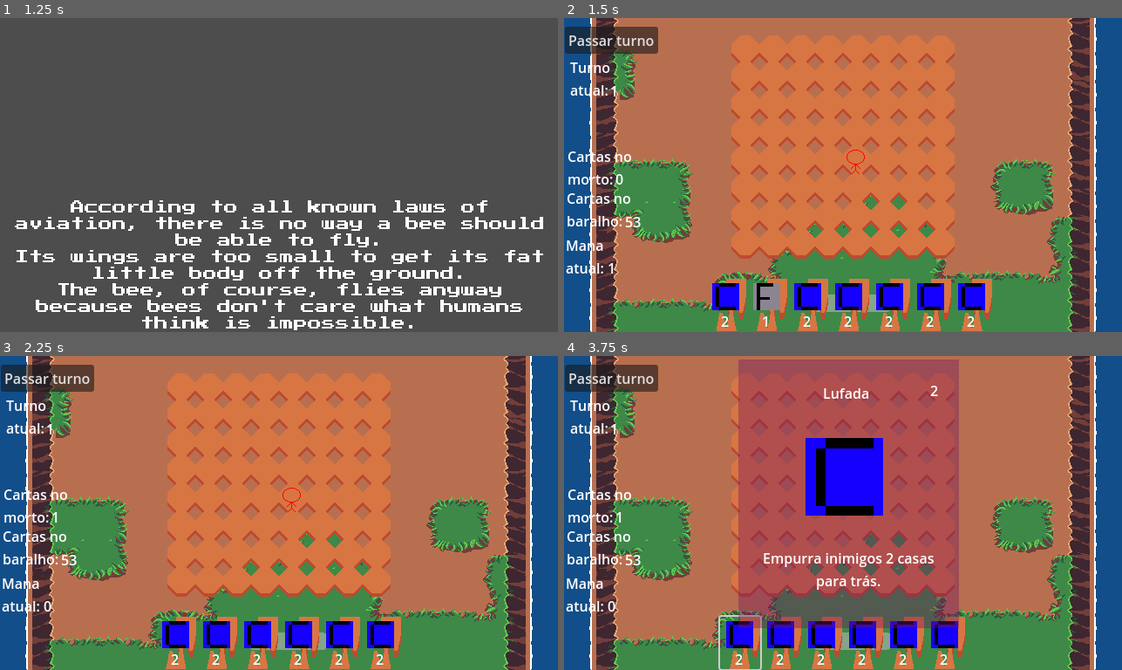
Above: before the commit, frames 1-4 (two rows, left to right).
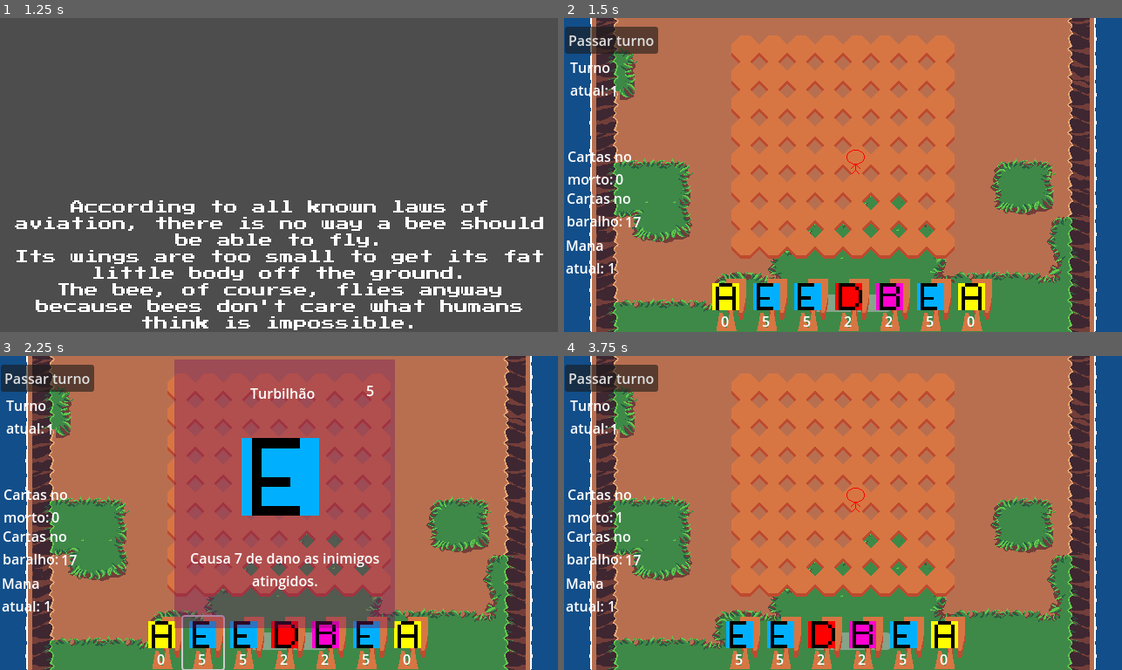
Above: after the commit, the same moments.

Repository: gdp-ufrj/alikia
Game: Godot game, scene res://Scenes/menu.tscn
Two runs of this game, one before a commit and one after it. Both use one fixed random seed, a clock stepped at 60 frames per second and the inputs below. The engine's default icon, where the game draws it, is replaced by a stand-in: a white triangle on a blue panel in a dark square.
Inputs (mouse positions are in pixels of both pictures, inside the frame that each line leads up to):
- Up to frame 1 (1.25 s): click "Começar" at 0.5 s
- Up to frame 2 (1.5 s): move the mouse to (965, 159) at 1.27 s; press the mouse at (965, 159) at 1.28 s
- Up to frame 3 (2.25 s): release the mouse at (401, 497) at 2 s; click (200, 641) at 2 s, where only the run before the commit has a clickable "1"
- Up to frame 4 (3.75 s): click "2" at 2.75 s; click "2" (after the commit: "0") at 3.5 s

Frame 1 is identical in both runs. In frame 2, 2.5% of the frame differs, in the area x 11-76%, y 63-99%; in frame 3, 39%, in the area x 7-77%, y 1-100%; in frame 4, 36%.

Commit message:
feat: Tela de derrota e vitória

Diff:
--- a/Scenes/cutscene.tscn
+++ b/Scenes/Cutscene/cutscene.tscn
@@ -1,14 +1,10 @@
-[gd_scene load_steps=4 format=3 uid="uid://dsi513m5ay7ut"]
+[gd_scene load_steps=3 format=3 uid="uid://dsi513m5ay7ut"]
 
-[ext_resource type="Script" path="res://Scripts/Cutscene/cutscene.gd" id="1"]
-[ext_resource type="FontFile" uid="uid://bpswqn2p5x7cv" path="res://Fonts/PressStart2P.ttf" id="2_tv0kl"]
-
-[sub_resource type="LabelSettings" id="LabelSettings_pxmck"]
-resource_local_to_scene = true
-font = ExtResource("2_tv0kl")
+[ext_resource type="Script" path="res://Scripts/Cutscene/cutscene.gd" id="1_mjv4t"]
+[ext_resource type="LabelSettings" uid="uid://vtljrvo4rlle" path="res://Scenes/LabelSettings.tres" id="2_1wkf6"]
 
 [node name="GodotCredits" type="Node2D"]
-script = ExtResource("1")
+script = ExtResource("1_mjv4t")
 timer_delay = 0.075
 empty_lines = 19
 
@@ -66,6 +62,6 @@
 You did come back different.
 Hi, Barry. Artie, growing a mustache? Looks good.
 Hear about Frankie?"
-label_settings = SubResource("LabelSettings_pxmck")
+label_settings = ExtResource("2_1wkf6")
 horizontal_alignment = 1
 autowrap_mode = 3
--- /dev/null
+++ b/Scenes/Ending/defeat.tscn
@@ -0,0 +1,39 @@
+[gd_scene load_steps=4 format=3 uid="uid://yd7ecc0orj8b"]
+
+[ext_resource type="Script" path="res://Scripts/Ending/defeat.gd" id="1_x4c2r"]
+[ext_resource type="Texture2D" uid="uid://brdnn478thk2r" path="res://Assets/CardsTextures/B.png" id="2_t7d2x"]
+[ext_resource type="LabelSettings" uid="uid://vtljrvo4rlle" path="res://Scenes/LabelSettings.tres" id="3_7qvq5"]
+
+[node name="Defeat" type="Control"]
+layout_mode = 3
+anchors_preset = 15
+anchor_right = 1.0
+anchor_bottom = 1.0
+grow_horizontal = 2
+grow_vertical = 2
+script = ExtResource("1_x4c2r")
+
+[node name="TextureRect" type="TextureRect" parent="."]
+layout_mode = 0
+offset_right = 640.0
+offset_bottom = 358.0
+texture = ExtResource("2_t7d2x")
+
+[node name="Label" type="Label" parent="."]
+layout_mode = 0
+offset_left = 235.0
+offset_top = 103.0
+offset_right = 275.0
+offset_bottom = 126.0
+text = "Você perdeu!"
+label_settings = ExtResource("3_7qvq5")
+
+[node name="ReturnButton" type="Button" parent="."]
+layout_mode = 0
+offset_left = 274.0
+offset_top = 212.0
+offset_right = 351.0
+offset_bottom = 243.0
+text = "Retornar"
+
+[connection signal="pressed" from="ReturnButton" to="." method="_on_return_button_pressed"]
--- /dev/null
+++ b/Scenes/Ending/victory.tscn
@@ -0,0 +1,39 @@
+[gd_scene load_steps=4 format=3 uid="uid://dvpime6t51s8h"]
+
+[ext_resource type="Script" path="res://Scripts/Ending/defeat.gd" id="1_wdthx"]
+[ext_resource type="Texture2D" uid="uid://8hib4v0ljtca" path="res://Assets/CardsTextures/C.png" id="2_t3f67"]
+[ext_resource type="LabelSettings" uid="uid://vtljrvo4rlle" path="res://Scenes/LabelSettings.tres" id="3_cixg2"]
+
+[node name="Defeat" type="Control"]
+layout_mode = 3
+anchors_preset = 15
+anchor_right = 1.0
+anchor_bottom = 1.0
+grow_horizontal = 2
+grow_vertical = 2
+script = ExtResource("1_wdthx")
+
+[node name="TextureRect" type="TextureRect" parent="."]
+layout_mode = 0
+offset_right = 640.0
+offset_bottom = 358.0
+texture = ExtResource("2_t3f67")
+
+[node name="Label" type="Label" parent="."]
+layout_mode = 0
+offset_left = 235.0
+offset_top = 103.0
+offset_right = 275.0
+offset_bottom = 126.0
+text = "Você ganhou!"
+label_settings = ExtResource("3_cixg2")
+
+[node name="ReturnButton" type="Button" parent="."]
+layout_mode = 0
+offset_left = 274.0
+offset_top = 212.0
+offset_right = 351.0
+offset_bottom = 243.0
+text = "Retornar"
+
+[connection signal="pressed" from="ReturnButton" to="." method="_on_return_button_pressed"]
--- /dev/null
+++ b/Scenes/LabelSettings.tres
@@ -0,0 +1,7 @@
+[gd_resource type="LabelSettings" load_steps=2 format=3 uid="uid://vtljrvo4rlle"]
+
+[ext_resource type="FontFile" uid="uid://bpswqn2p5x7cv" path="res://Fonts/PressStart2P.ttf" id="1_lpkaw"]
+
+[resource]
+resource_local_to_scene = true
+font = ExtResource("1_lpkaw")
--- a/Scenes/battle.tscn
+++ b/Scenes/battle.tscn
@@ -248,6 +248,7 @@
 
 [node name="Enemies" type="Node2D" parent="."]
 script = ExtResource("7_fmiyn")
+max_enemies = 5
 
 [node name="Marker2D" type="Marker2D" parent="."]
 position = Vector2(113, -147)
@@ -261,3 +262,5 @@
 [connection signal="allow_player_move" from="." to="Player" method="_on_battle_allow_player_move"]
 [connection signal="move_enemies" from="." to="Enemies" method="_on_battle_move_enemies"]
 [connection signal="used_card" from="." to="Player" method="_on_battle_used_card"]
+[connection signal="value_changed" from="PlayerHealthBar" to="." method="_on_player_health_bar_value_changed"]
+[connection signal="killed_all_enemies" from="Enemies" to="." method="_on_enemies_killed_all_enemies"]
--- a/Scenes/deck_system.tscn
+++ b/Scenes/deck_system.tscn
@@ -22,7 +22,7 @@
 deck_count_label = NodePath("DeckControl/DeckCount")
 discard_count_label = NodePath("DiscardControl/DiscardCount")
 equipped_cards = Array[Resource("res://Resources/CardData.gd")]([ExtResource("3_t6yxa"), ExtResource("4_5iqxl"), ExtResource("5_13pb0"), ExtResource("6_hyj13"), ExtResource("7_0k3pj"), ExtResource("8_s2hxw")])
-equipped_cards_quantity = Array[int]([4, 4, 40, 4, 4, 4])
+equipped_cards_quantity = Array[int]([4, 4, 4, 4, 4, 4])
 
 [node name="DeckControl" type="Control" parent="Deck"]
 layout_mode = 3
--- a/Scenes/main_game.tscn
+++ b/Scenes/main_game.tscn
@@ -1,5 +1,6 @@
-[gd_scene load_steps=7 format=3 uid="uid://cvprqudv22o52"]
+[gd_scene load_steps=8 format=3 uid="uid://cvprqudv22o52"]
 
+[ext_resource type="Script" path="res://Scripts/main_game.gd" id="1_m670m"]
 [ext_resource type="PackedScene" uid="uid://bpm7lq1u5rc80" path="res://Scenes/battle.tscn" id="1_qgbnj"]
 [ext_resource type="PackedScene" uid="uid://b6wjwe3k5uxst" path="res://Scenes/deck_system.tscn" id="2_5g71h"]
 [ext_resource type="AudioStream" uid="uid://0v05n0q5w0c" path="res://Áudio/Aliki - Música da Fase - Versão Final.mp3" id="3_vcbyy"]
@@ -7,7 +8,8 @@
 [ext_resource type="Script" path="res://Scripts/Pause/PauseMenu.gd" id="5_oo28y"]
 [ext_resource type="Texture2D" uid="uid://mc458hleltqc" path="res://Assets/OverlayTile.png" id="6_ryqfn"]
 
-[node name="Node2D" type="Node2D"]
+[node name="MainGame" type="Node2D"]
+script = ExtResource("1_m670m")
 
 [node name="Battle" parent="." instance=ExtResource("1_qgbnj")]
 
@@ -28,6 +30,7 @@
 position = Vector2(-13, 3)
 
 [node name="PauseMenu" type="Control" parent="."]
+visible = false
 layout_mode = 3
 anchors_preset = 0
 offset_right = 40.0
@@ -60,6 +63,7 @@
 texture_normal = ExtResource("6_ryqfn")
 stretch_mode = 3
 
+[connection signal="end_game" from="Battle" to="." method="_on_battle_end_game"]
 [connection signal="use_card" from="DeckSystem" to="Battle" method="_on_deck_system_use_card"]
 [connection signal="pass_turn" from="TurnManager" to="Battle" method="_on_turn_manager_pass_turn"]
 [connection signal="pass_turn" from="TurnManager" to="DeckSystem" method="_on_turn_manager_pass_turn"]
--- a/Scripts/Battle/Enemy/enemies.gd
+++ b/Scripts/Battle/Enemy/enemies.gd
@@ -1,4 +1,10 @@
 extends Node2D
+
+signal killed_all_enemies
+
+@export var max_enemies : int
+var enemies_killed : int = 0
+var enemies_spawned : int = 0
 
 @onready var player = $"../Player"
 @onready var tile_map = $"../TileMap"
@@ -8,6 +14,7 @@
 var enemy_1 = load("res://Scenes/enemy.tscn")
 var enemy_heavy = load("res://Scenes/heavy_enemy.tscn")
 var quick_enemy = load("res://Scenes/quick_enemy.tscn")
+var enemy_options : Array
 
 var enemies: Array
 var astar_grid: AStarGrid2D
@@ -18,6 +25,7 @@
 var count = 0
 
 func _ready():
+	enemy_options = [enemy_1, enemy_heavy, quick_enemy]
 	enemies = get_children()
 	astar_grid = tile_map.astar_grid
 
@@ -66,10 +74,9 @@
 				if destination != target:
 					enemy.move(target)
 
-
-	if count % 7 == 0:
+	if count % 3 == 0:
 		_create_enemy()
-	if count % 7 == 0:
+	if count % 5 == 0:
 		_create_enemy()
 
 	#if test == true:
@@ -80,13 +87,18 @@
 		#await get_tree().create_timer(0.5).timeout #timer para o movimento de cada inimigo
 
 func _create_enemy():
-	var scene = enemy_heavy.instantiate()
+	if(max_enemies == enemies_spawned): return
+	var scene = enemy_options[randi() % enemy_options.size()].instantiate()
 	scene.position = marker_2d.position
 	add_child(scene)
 	enemies.append(scene)
 	scene.die.connect(self._on_enemy_die)
+	enemies_spawned += 1
 
 func _on_enemy_die(enemy):
+	enemies_killed += 1
 	enemies.erase(enemy)
 	astar_grid.set_point_solid(tile_map.local_to_map(enemy.global_position), false)
 	enemy.queue_free()
+	if(max_enemies == enemies_killed):
+		killed_all_enemies.emit()
--- a/Scripts/Battle/battle.gd
+++ b/Scripts/Battle/battle.gd
@@ -4,6 +4,7 @@
 signal allow_player_move
 signal used_card(card: CardData)
 signal allow_new_card_use
+signal end_game(result : bool)
 
 func _on_turn_manager_pass_turn(_turn):
 	move_enemies.emit()
@@ -14,3 +15,9 @@
 
 func _on_player_end_card_effect():
 	allow_new_card_use.emit()
+
+func _on_enemies_killed_all_enemies():
+	end_game.emit(true)
+
+func _on_player_health_bar_value_changed(value):
+	if(value <= 0): end_game.emit(false)
--- /dev/null
+++ b/Scripts/Ending/defeat.gd
@@ -0,0 +1,4 @@
+extends Control
+
+func _on_return_button_pressed():
+	get_tree().change_scene_to_file("res://Scenes/menu.tscn")
--- a/Scripts/Menu/menu.gd
+++ b/Scripts/Menu/menu.gd
@@ -5,7 +5,7 @@
 
 func _on_start_pressed():
 	ui_accept.play()
-	get_tree().change_scene_to_file("res://Scenes/cutscene.tscn")
+	get_tree().change_scene_to_file("res://Scenes/Cutscene/cutscene.tscn")
 
 func _on_credits_pressed():
 	ui_accept.play()
--- /dev/null
+++ b/Scripts/main_game.gd
@@ -0,0 +1,7 @@
+extends Node2D
+
+func _on_battle_end_game(result):
+	if(result):
+		get_tree().change_scene_to_file("res://Scenes/Ending/victory.tscn")
+	else:
+		get_tree().change_scene_to_file("res://Scenes/Ending/defeat.tscn")
